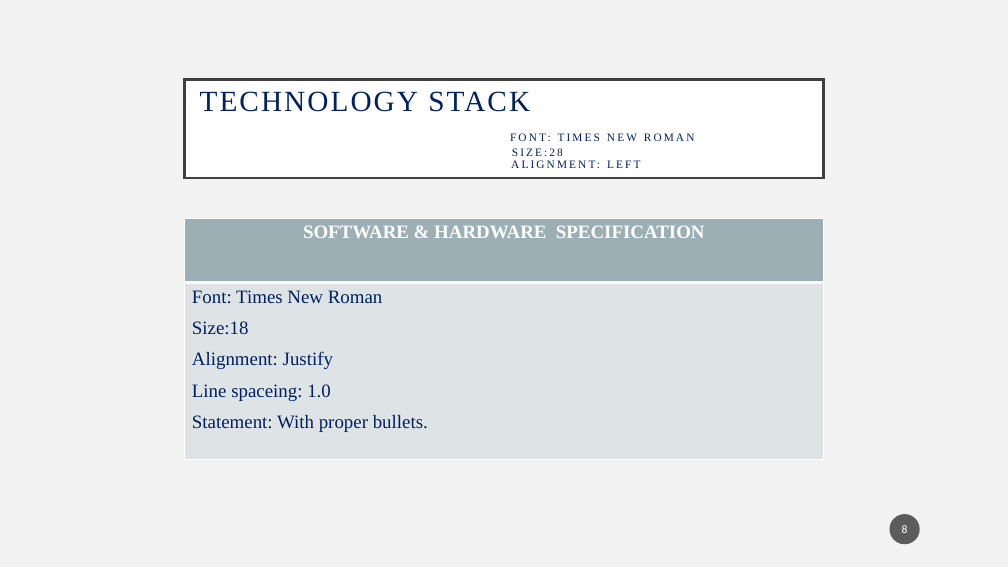
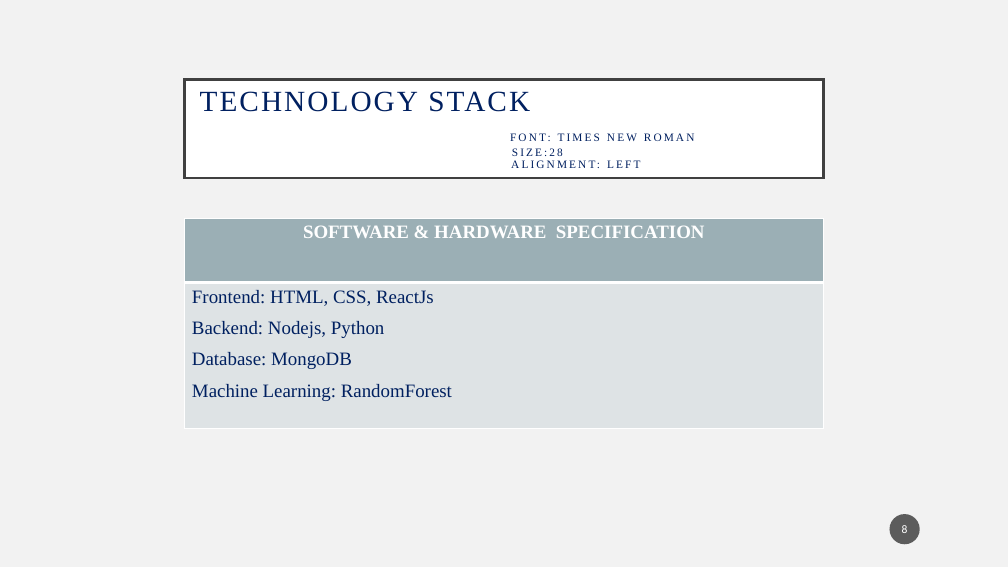
Before and after one commit to 3P-s/app.GATE, a slide deck: slide 8 of MP2_6CS342_AY23-24_ESE_presentation_format.pptx. Drawn at 1008x567 pixels with LibreOffice and Linux fonts; fonts in the diff are those of the drawing. Boxes give left, top, right and bottom in pixels: in the first picture for what was removed or moved away, otherwise in the second. Text is boxed around its words. In the diff, an @@ line names an element or a change of style, - is before the commit and + after.

```diff
--- a/MP2_6CS342_AY23-24_ESE_presentation_format.pptx
+++ b/MP2_6CS342_AY23-24_ESE_presentation_format.pptx
@@ table at [185, 219, 823, 436] @@
-row 2, column 1: Font: Times New Roman / Size:18 / Alignment: Justify / Line spaceing: 1.0 / Statement: With proper bullets.
+row 2, column 1: Frontend: HTML, CSS, ReactJs / Backend: Nodejs, Python / Database: MongoDB / Machine Learning: RandomForest
```
Also in this commit, not shown: 5 other slides changed, 6 slides added, 6 slides removed, 3 other files.
